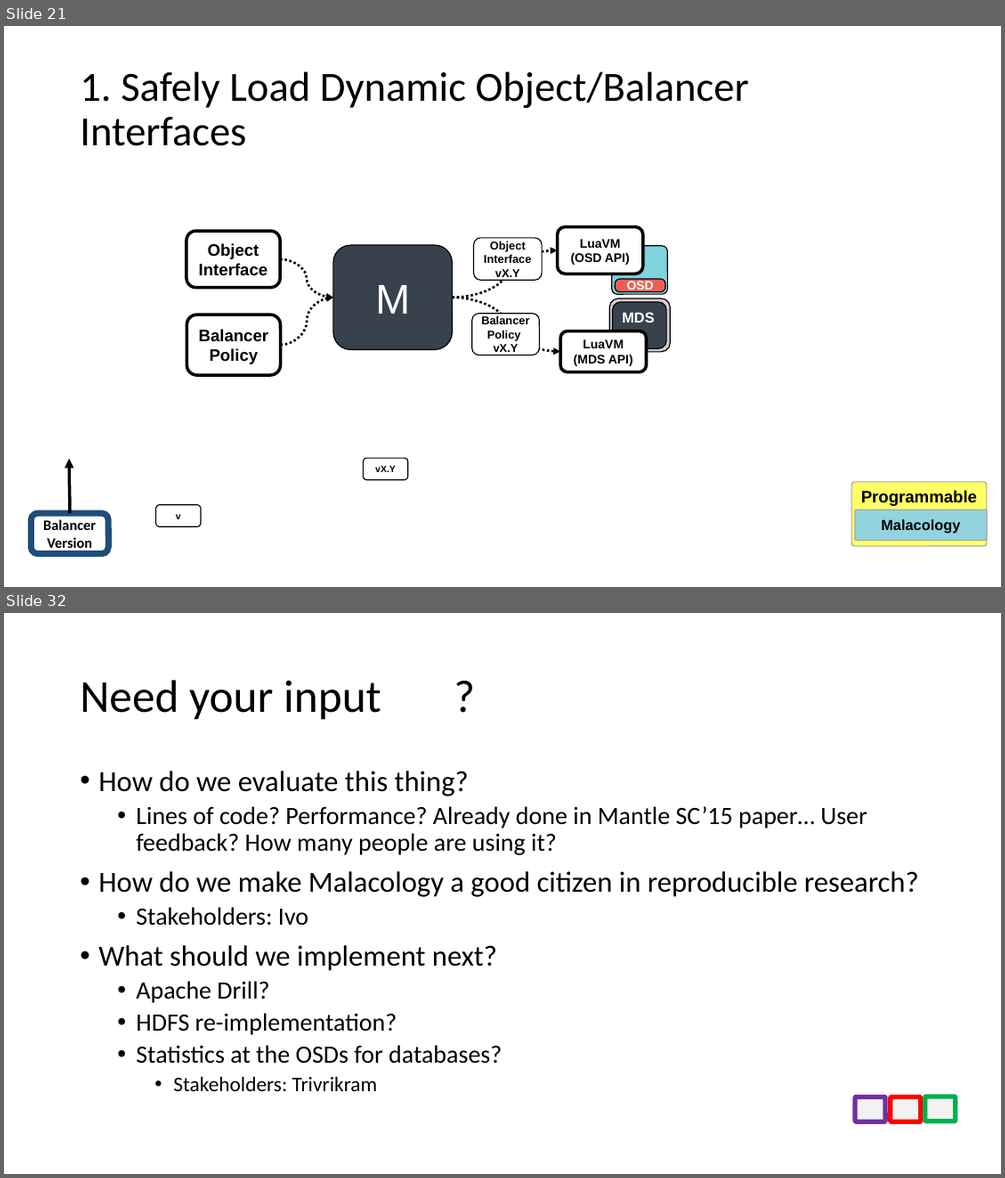
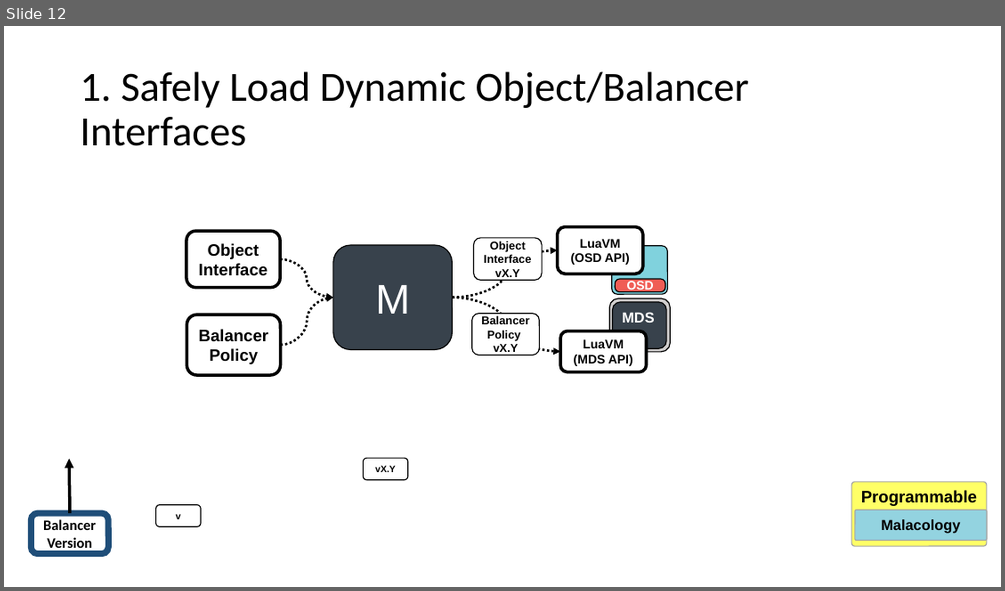
Before and after one commit to michaelsevilla/malacology-popper, a slide deck: paper/figures/figures.pptx. Shown one above the other, each under a label of ours: slides 21 and 32 before the commit, slide 12 after it; the slides between them are not shown. The pictures are 1005x1178 and 1005x591 pixels, drawn with LibreOffice and Linux fonts; fonts in the diff are those of the drawing; background and template pictures are left out. Boxes give left, top, right and bottom in pixels: in the first picture for what was removed or moved away, otherwise in the second. Text is boxed around its words. In the diff, an @@ line names an element or a change of style, - is before the commit and + after.

Commit message:
paper: add implementation overview figure

```diff
--- a/paper/figures/figures.pptx
+++ b/paper/figures/figures.pptx
@@ slide 32 removed at (x1=4, y1=613, x2=1001, y2=1174), background #FFFFFF @@
@@ title removed at (x1=80, y1=680, x2=381, y2=720) @@
-Need your input ?
@@ text removed at (x1=98, y1=771, x2=919, y2=1091) @@
-• How do we evaluate this thing?
-  • Lines of code? Performance? Already done in Mantle SC’15 paper… User feedback? How many people are using it?
-• How do we make Malacology a good citizen in reproducible research?
-  • Stakeholders: Ivo
-• What should we implement next?
-  • Apache Drill?
-  • HDFS re-implementation?
-  • Statistics at the OSDs for databases?
-    • Stakeholders: Trivrikram
@@ rounded rectangle removed at (x1=855, y1=1097, x2=886, y2=1121) @@
@@ rounded rectangle removed at (x1=890, y1=1097, x2=921, y2=1121) @@
@@ rounded rectangle removed at (x1=925, y1=1096, x2=956, y2=1121) @@
@@ what was slide 21 is now slide 12 @@
```
Also in this commit, not shown: 2 slides added, 27 other slides removed, 3 other files.
